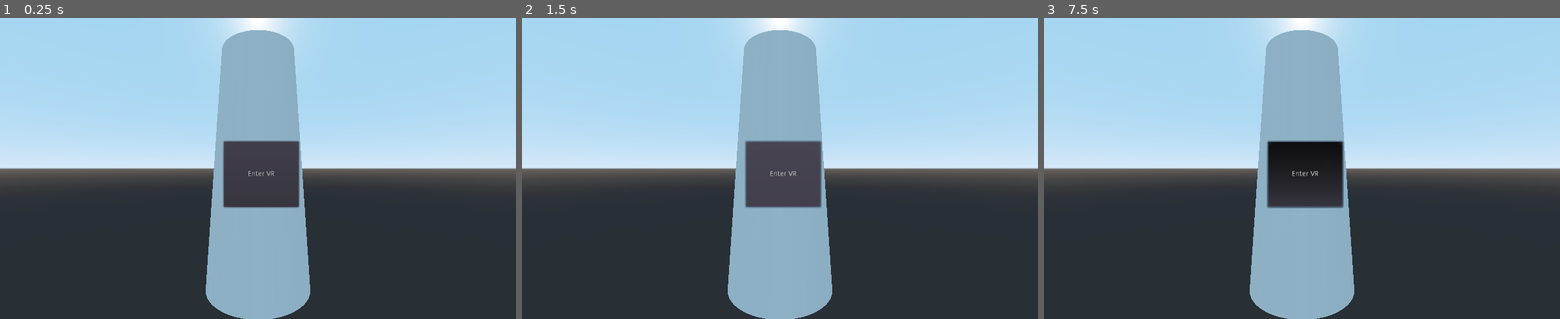
Above: before the commit, frames 1-3 (left to right).
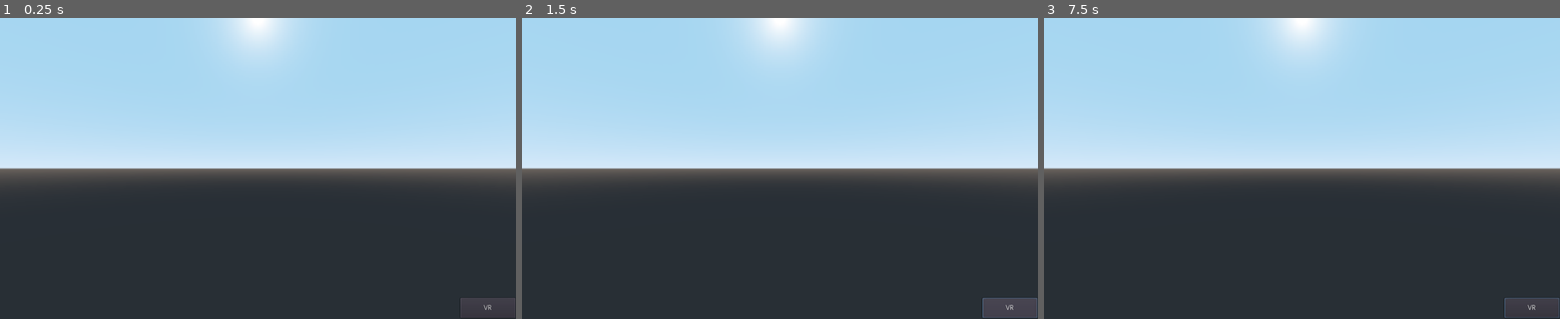
Above: after the commit, the same moments.

Repository: FinixGameDev/RV-A
Game: Godot game, scene res://VRController.tscn
Two runs of this game, one before a commit and one after it. Both use one fixed random seed, a clock stepped at 60 frames per second and the inputs below. Before the commit the project starts from res://main.tscn.
Inputs (mouse positions are in pixels of both pictures, inside the frame that each line leads up to):
- Up to frame 1 (0.25 s): no input
- Up to frame 2 (1.5 s): click "Enter VR" (after the commit: "VR") at 0.5 s; click "Enter VR" (after the commit: "VR") at 1.25 s
- Up to frame 3 (7.5 s): click "Enter VR" (after the commit: "VR") at 2 s; tap Enter at 2.75, 4.25, 5.75 s; move the mouse to (1415, 153) at 2.77 s; click (1415, 153) at 2.92 s; tap Space at 3.5, 5, 6.5 s; drag from (1198, 183) to (1276, 228) at 3.52 s; move the mouse to (1353, 102) at 4.27 s; click (1353, 102) at 4.42 s; drag from (1276, 228) to (1147, 123) at 5.02 s; move the mouse to (1456, 213) at 5.77 s; click (1456, 213) at 5.92 s; drag from (1147, 123) to (1224, 93) at 6.52 s; move the mouse to (1327, 168) at 7.27 s; click (1327, 168) at 7.42 s

The runs differ from the first frame. In frame 1, 14% of the frame differs, in the area x 39-100%, y 4-100%; in frame 2, 16%; in frame 3, 15%.

Commit message:
Added Road Generator Add-on

Diff:
--- /dev/null
+++ b/Road.tscn
@@ -0,0 +1,31 @@
+[gd_scene load_steps=4 format=2]
+
+[ext_resource path="res://addons/road-generator/road_point.gd" type="Script" id=1]
+[ext_resource path="res://addons/road-generator/road_network.gd" type="Script" id=2]
+[ext_resource path="res://addons/road-generator/road_texture.material" type="Material" id=3]
+
+[node name="Road" type="Spatial"]
+
+[node name="RoadNetwork" type="Spatial" parent="."]
+script = ExtResource( 2 )
+material_resource = ExtResource( 3 )
+use_lowpoly_preview = true
+points = NodePath("points")
+segments = NodePath("segments")
+
+[node name="points" type="Spatial" parent="RoadNetwork"]
+
+[node name="RP_001" type="Spatial" parent="RoadNetwork/points"]
+script = ExtResource( 1 )
+traffic_dir = [ 2, 2, 1, 1 ]
+lanes = [ 2, 4, 4, 2 ]
+next_pt_init = NodePath("../RP_002")
+
+[node name="RP_002" type="Spatial" parent="RoadNetwork/points"]
+transform = Transform( 1, 0, 0, 0, 1, 0, 0, 0, 1, 0, 0, 32 )
+script = ExtResource( 1 )
+traffic_dir = [ 2, 2, 1, 1 ]
+lanes = [ 2, 4, 4, 2 ]
+prior_pt_init = NodePath("../RP_001")
+
+[node name="segments" type="Spatial" parent="RoadNetwork"]
--- a/main.tscn
+++ b/VRController.tscn
@@ -1,6 +1,6 @@
-[gd_scene load_steps=5 format=2]
+[gd_scene load_steps=4 format=2]
 
-[ext_resource path="res://Main.gd" type="Script" id=1]
+[ext_resource path="res://vr_controller.gd" type="Script" id=1]
 
 [sub_resource type="CubeMesh" id=1]
 size = Vector3( 0.1, 0.1, 0.1 )
@@ -8,10 +8,7 @@
 [sub_resource type="CubeMesh" id=2]
 size = Vector3( 0.1, 0.1, 0.1 )
 
-[sub_resource type="CylinderMesh" id=3]
-bottom_radius = 1.433
-
-[node name="Main" type="Spatial"]
+[node name="VRController" type="Spatial"]
 script = ExtResource( 1 )
 
 [node name="ARVROrigin" type="ARVROrigin" parent="."]
@@ -32,12 +29,8 @@
 [node name="Button" type="Button" parent="."]
 anchor_right = 1.0
 anchor_bottom = 1.0
-margin_left = 444.0
-margin_top = 246.0
-margin_right = -431.0
-margin_bottom = -223.0
-text = "Enter VR"
-
-[node name="MeshInstance" type="MeshInstance" parent="."]
-transform = Transform( 1, 0, 0, 0, 3.2671, 0, 0, 0, 1, 0, 0, -6.07153 )
-mesh = SubResource( 3 )
+margin_left = 914.0
+margin_top = 558.0
+margin_right = -1.0
+margin_bottom = -2.0
+text = "VR"
--- a/project.godot
+++ b/project.godot
@@ -8,14 +8,40 @@
 
 config_version=4
 
+_global_script_classes=[ {
+"base": "Path",
+"class": "RoadLane",
+"language": "GDScript",
+"path": "res://addons/road-generator/road_lane.gd"
+}, {
+"base": "Spatial",
+"class": "RoadNetwork",
+"language": "GDScript",
+"path": "res://addons/road-generator/road_network.gd"
+}, {
+"base": "Spatial",
+"class": "RoadPoint",
+"language": "GDScript",
+"path": "res://addons/road-generator/road_point.gd"
+} ]
+_global_script_class_icons={
+"RoadLane": "",
+"RoadNetwork": "res://addons/road-generator/road_segment.png",
+"RoadPoint": "res://addons/road-generator/road_point.png"
+}
+
 [application]
 
 config/name="RV-A"
-run/main_scene="res://Main.tscn"
+run/main_scene="res://VRController.tscn"
 boot_splash/image="res://SplashScreen.png"
 boot_splash/fullsize=false
 boot_splash/bg_color=Color( 1, 1, 1, 1 )
 config/icon="res://icon.png"
+
+[editor_plugins]
+
+enabled=PoolStringArray( "res://addons/road-generator/plugin.cfg" )
 
 [gui]
 
Binary file added: addons/road-generator/gizmo_blue_handle.png
Not shown, added: addons/road-generator/gizmo_blue_handle.png.import
Not shown, added: addons/road-generator/plugin.cfg
Not shown, added: addons/road-generator/plugin.gd
Not shown, added: addons/road-generator/road_lane.gd
Not shown, added: addons/road-generator/road_network.gd
Not shown, added: addons/road-generator/road_point.gd
Binary file added: addons/road-generator/road_point.png
Not shown, added: addons/road-generator/road_point.png.import
Not shown, added: addons/road-generator/road_point_gizmo.gd
Not shown, added: addons/road-generator/road_segment.gd
Binary file added: addons/road-generator/road_segment.png
(and 15 more such lines)
